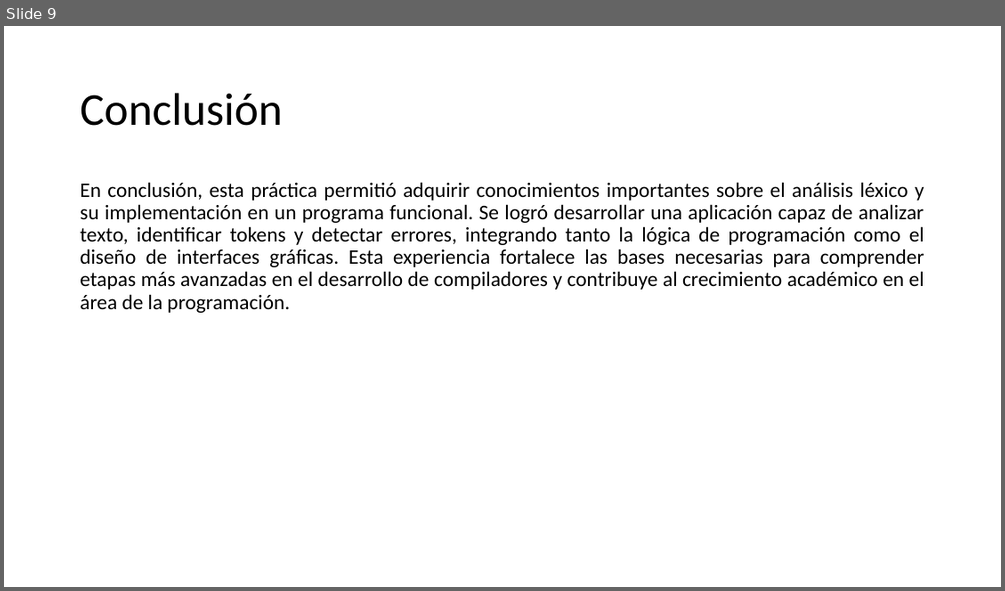
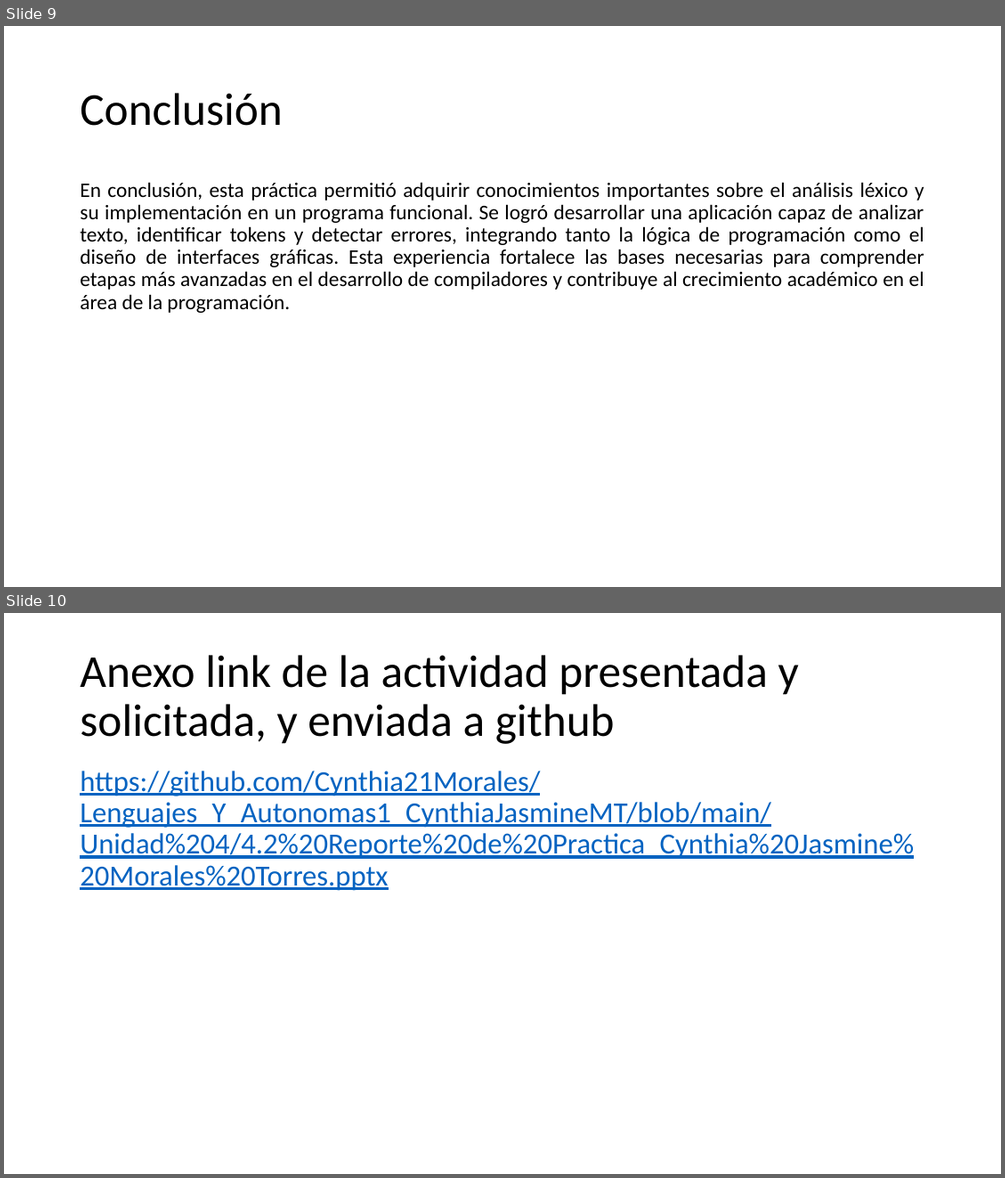
Before and after one commit to Cynthia21Morales/Lenguajes_Y_Autonomas1_CynthiaJasmineMT, a slide deck: Unidad 4/4.2 Reporte de Practica_Cynthia Jasmine Morales Torres.pptx. Shown one above the other, each under a label of ours: slide 9 before the commit, slides 9 and 10 after it. The pictures are 1005x591 and 1005x1178 pixels, drawn with LibreOffice and Linux fonts; fonts in the diff are those of the drawing. Boxes give left, top, right and bottom in pixels: in the first picture for what was removed or moved away, otherwise in the second. Text is boxed around its words. In the diff, an @@ line names an element or a change of style, - is before the commit and + after.

```diff
--- a/Unidad 4/4.2 Reporte de Practica_Cynthia Jasmine Morales Torres.pptx
+++ b/Unidad 4/4.2 Reporte de Practica_Cynthia Jasmine Morales Torres.pptx
@@ slide 10 added at (4,613,1001,1174), background #FFFFFF @@
@@ title added at (80,655,799,744), 44 pt, text #000000 @@
+Anexo link de la actividad presentada y solicitada, y enviada a github
@@ text added at (80,771,914,891), 28 pt, text #0563C1, underline @@
+https://github.com/Cynthia21Morales/Lenguajes_Y_Autonomas1_CynthiaJasmineMT/blob/main/Unidad%204/4.2%20Reporte%20de%20Practica_Cynthia%20Jasmine%20Morales%20Torres.pptx
```
Also in this commit, not shown: 1 other file.
